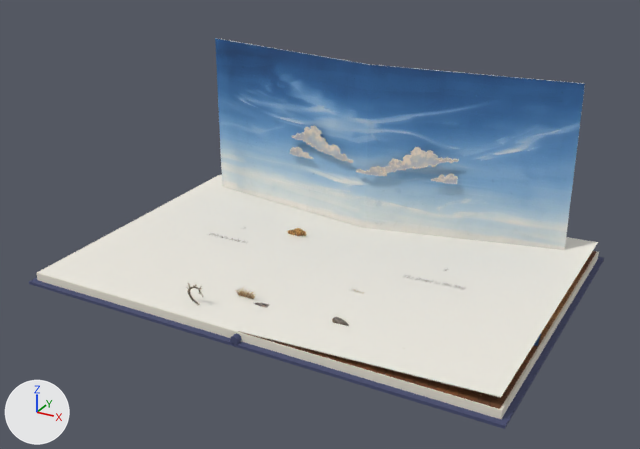
The glTF model live/toad-king-s04/spread.glb as it was, and as the next commit left it.
Before and after are seen from a 50 mm camera at (1.63, -3.01, 1.68) aimed at (0.03, -0.09, 0.22). Lighting does not change. The marker at lower left points along +X, +Y and +Z. The older version comes first. Where no turn or scale is listed for an object, it has been applied to the vertices. Vertices at exactly the same position are counted once.

The first picture shows 'block-1', 'block1', 'cover-1', 'cover1', 'leaf-page', 'page-prev', 'page-right', 'paper-static1', 'sky-high1_1' and 5 more.
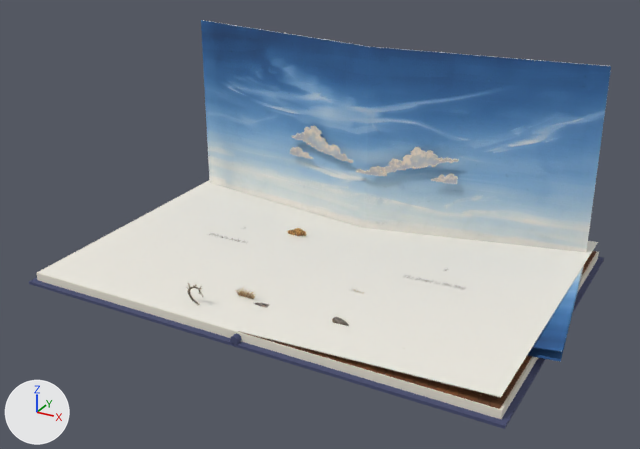
Location of each change, [x1, y1, x2, y2] in pixels of the pictures (640 x 449 px; the box of a moved part takes in the faces that stretch with it):
'paper-static1', reshaped (11% wider, 9% taller)
    before: [215, 38, 585, 250]
    after: [201, 20, 611, 252]
'sky-high-1_1', moved, rescaled (not visible before)
    after: [533, 267, 583, 352]
'sky-high1_1', moved, rescaled
    before: [534, 334, 541, 346]
    after: [528, 266, 584, 362]
part 3 of me_paper_static1, moved or reshaped
    before: [366, 64, 585, 250]
    after: [366, 47, 611, 252]
part 4 of me_paper_static1, moved or reshaped
    before: [215, 38, 369, 228]
    after: [201, 20, 370, 228]

The change, as a diff of the scene's bpy script:
```diff
--- a/live/toad-king-s04/spread.glb.py
+++ b/live/toad-king-s04/spread.glb.py
@@ me_sky_high1 @@
 # used by ob_sky_high1_1; location = (0.0, 0.4, 0.002)
-me_sky_high1.from_pydata(...)  # 10 vertices, 16 faces; spans x 0.0..0.998, y -0.764..0.124, z 0.0..0.002
+me_sky_high1.from_pydata(...)  # 10 vertices, 16 faces; spans x 0.0..1.097, y -0.84..0.137, z 0.0..0.003
+# me_sky_high1 part 1: the whole mesh is scaled about the mesh origin by 1.1
 me_sky_high1.materials.append(mat_art_toad_sky_high_001)
@@ me_sky_high_1 @@
 # used by ob_sky_high_1_1; location = (0.0, 0.4, 0.002)
-me_sky_high_1.from_pydata(...)  # 10 vertices, 16 faces; spans x 0.0..0.998, y -0.764..0.124, z 0.0..0.04
+me_sky_high_1.from_pydata(...)  # 10 vertices, 16 faces; spans x 0.0..1.098, y -0.84..0.137, z 0.0..0.044
+# me_sky_high_1 part 2: the whole mesh is scaled about the mesh origin by 1.1
 me_sky_high_1.materials.append(mat_art_toad_sky_high)
@@ me_paper_static1 @@
 # used by ob_paper_static1; location = (0.0, 0.0, 0.0)
-me_paper_static1.from_pydata(...)  # 1140 vertices, 2252 faces; spans x -0.89..0.89, y 0.37..0.53, z 0.0..0.77
+me_paper_static1.from_pydata(...)  # 1140 vertices, 2252 faces; spans x -0.98..0.98, y 0.37..0.54, z 0.0..0.85
+# me_paper_static1 part 3: the loose piece of 10 vertices spanning x 0.0..0.89, y 0.4..0.53, z 0.0..0.77 is scaled about its middle by 1.1, then moved by (0.04, 0.01, 0.04)
+# me_paper_static1 part 4: the loose piece of 10 vertices spanning x -0.89..0.0, y 0.4..0.53, z 0.0..0.77 is scaled about its middle by 1.1, then moved by (-0.04, 0.01, 0.04)
 me_paper_static1.materials.append(mat_card_atlas1)
```
